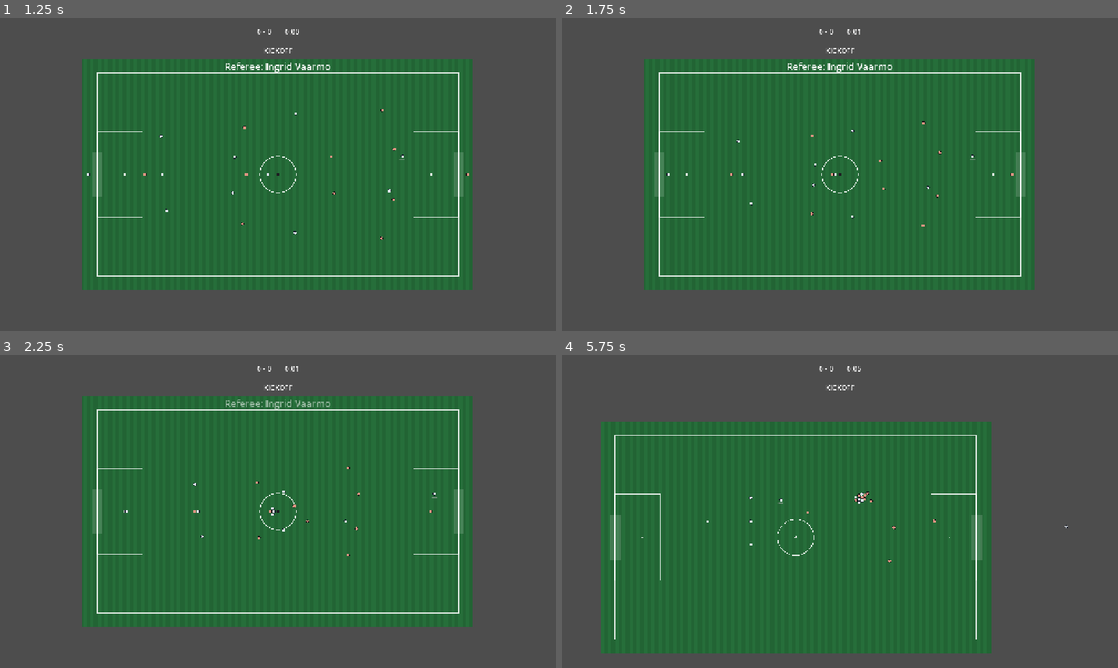
Above: before the commit, frames 1-4 (two rows, left to right).
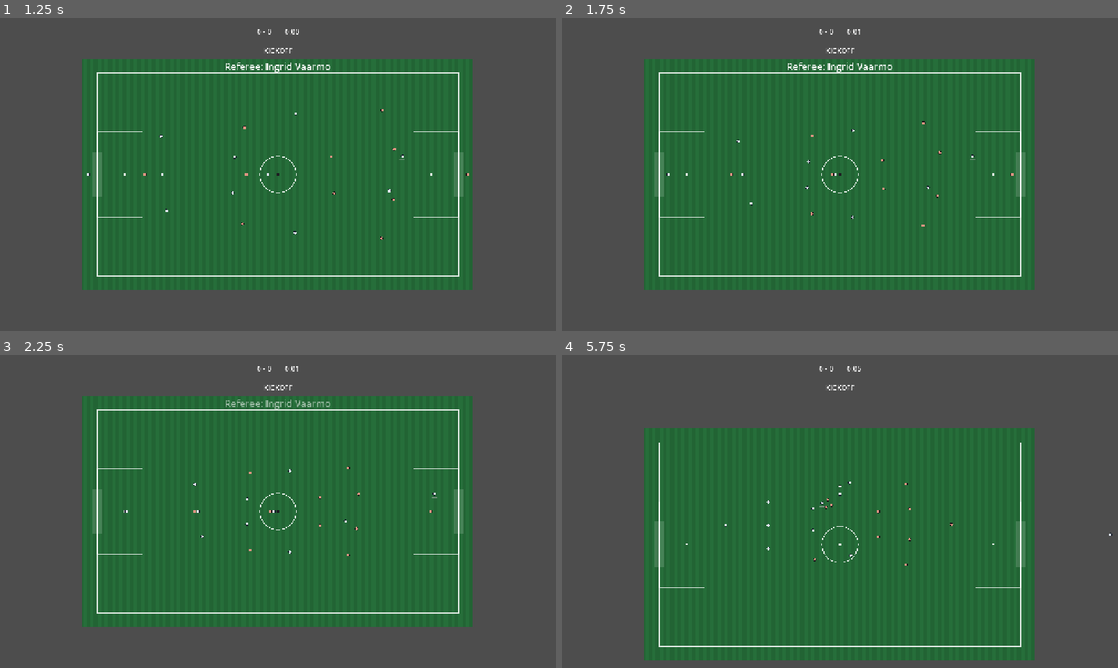
Above: after the commit, the same moments.

Repository: RidgeBridgeStudios/PowerFootball-2D
Game: Godot game, scene res://ui/MainMenu.tscn
Same seed, same stepped clock (60 frames per second), same inputs: the game is played once before the commit and once after it.
Inputs:
- Up to frame 1 (1.25 s): click "🏟 Practice Arena" at 0.5 s
- Up to frame 2 (1.75 s): hold D (move_right) from 1.28 s (still down); tap Space (action_kick) at 1.35 s
- Up to frame 3 (2.25 s): release D (move_right) at 2.03 s; hold S (move_down) from 2.03 s (still down); tap F (action_lob) at 2.1 s
- Up to frame 4 (5.75 s): release S (move_down) at 2.78 s; hold D (move_right) 2.78-3.53 s; hold Shift (action_sprint) 2.78-3.53 s; hold W (move_up) 3.53-4.28 s; tap Tab (action_switch) at 3.6 s; hold A (move_left) from 4.28 s (still down); tap E (action_tackle) at 4.35 s; tap Down (aim_down) at 5.1 s

Frame 1 is identical in both runs. In frame 2, less than 0.1% of the frame differs, in the area x 43-58%, y 35-65%; in frame 3, less than 0.1%; in frame 4, 16%, in the area x 7-99%, y 21-98%.

Commit message:
Fix mass-chase AI bug with role-based chase budgets
Every outfield player independently chased the ball whenever it was
within CHASE_RADIUS, with no awareness of teammates already closer,
causing 6-10 CPU players to swarm the ball simultaneously.

- Add a Role enum (attacker/midfielder/defender/goalkeeper) exported
  on PlayerBrain so each player's chase behaviour can be tuned per
  position.
- Replace the raw distance-to-ball chase check with
  _should_chase_ball(), which only lets a player chase if it is
  within its role's budget of closest same-role teammates and inside
  its role's max chase distance (defenders 1/260px, midfielders
  1/320px, attackers 2/380px).
- Tighten formation_ball_weight per role at bind time in
  PitchScene._bind_players() so defenders barely drift toward the
  ball while attackers drift more, instead of a flat 0.35 for
  everyone.
- Chasing/dribbling/panic-clearing now target the opponent ball
  carrier (Pseudo3DBall.last_touched_by) when there is one, applying
  pressure to the player rather than swarming the raw ball position.

Diff:
--- a/entities/player/PlayerBrain.gd
+++ b/entities/player/PlayerBrain.gd
@@ -37,6 +37,10 @@
 ## stay-near-goal/chase-goal-area rule instead of the outfield decision tree.
 @export var is_goalkeeper: bool = false
 
+enum Role { OUTFIELD_ATTACKER, OUTFIELD_MIDFIELDER, OUTFIELD_DEFENDER, GOALKEEPER }
+
+@export var role: Role = Role.OUTFIELD_MIDFIELDER
+
 ## Radius inside which an opponent contributes to the pressure index.
 const PRESSURE_RADIUS: float = 180.0
 ## Distance at which the brain commits to chasing the ball rather than holding shape.
@@ -120,8 +124,7 @@
 		return &"PanicClear"
 
 	if ball != null and player != null:
-		var distance_to_ball: float = player.global_position.distance_to(ball.global_position)
-		if distance_to_ball < CHASE_RADIUS:
+		if _should_chase_ball():
 			return &"ChaseBall"
 
 	if vision_bias > 0.55:
@@ -130,6 +133,56 @@
 		return &"AttemptDribble"
 
 	return &"MaintainFormation"
+
+
+## Returns true only if this player is the most appropriate chaser on the team.
+## "Most appropriate" means: among all teammates, this player is one of the
+## role's budgeted closest to the ball, AND within that role's max chase
+## distance. This prevents all outfield players from simultaneously deciding
+## to chase.
+func _should_chase_ball() -> bool:
+	if ball == null or player == null:
+		return false
+
+	# Role-based chase budget: how many players of this role are allowed to
+	# chase the ball at once. Defenders only send 1 if they are the closest;
+	# attackers can send up to 2 (striker + a supporting wide player).
+	var budget: int
+	match role:
+		Role.OUTFIELD_ATTACKER: budget = 2
+		Role.OUTFIELD_MIDFIELDER: budget = 1
+		Role.OUTFIELD_DEFENDER: budget = 1
+		_: return false  # Goalkeeper handled separately
+
+	# Maximum distance from the ball at which this player will ever chase,
+	# regardless of being closest. Keeps shape when play is far away.
+	var max_dist: float
+	match role:
+		Role.OUTFIELD_ATTACKER: max_dist = 380.0
+		Role.OUTFIELD_MIDFIELDER: max_dist = 320.0
+		Role.OUTFIELD_DEFENDER: max_dist = 260.0
+		_: return false
+
+	var my_dist: float = player.global_position.distance_to(ball.global_position)
+	if my_dist > max_dist:
+		return false
+
+	# Count how many same-role same-team players are closer to the ball than me.
+	# If fewer than `budget` are closer, I am within the allowed chasers.
+	var closer_count: int = 0
+	for node: Node in get_tree().get_nodes_in_group(&"players"):
+		var other := node as HeavyPlayerController
+		if other == null or other == player or other.team != player.team:
+			continue
+		var other_brain := other.get_node_or_null("PlayerBrain") as PlayerBrain
+		if other_brain == null or other_brain.role != role:
+			continue
+		if other.global_position.distance_to(ball.global_position) < my_dist:
+			closer_count += 1
+		if closer_count >= budget:
+			return false
+
+	return true
 
 
 ## 0.0-1.0 crowding score from opponents within PRESSURE_RADIUS.
@@ -154,12 +207,24 @@
 		return formation_anchor
 
 	match current_action:
-		&"ChaseBall", &"PanicClear":
-			return ball.global_position
-		&"AttemptDribble":
+		&"ChaseBall", &"PanicClear", &"AttemptDribble":
+			# Prefer chasing the ball carrier rather than the raw ball position.
+			# Carrier is whoever last touched the ball and is an opponent.
+			var carrier: HeavyPlayerController = _get_ball_carrier()
+			if carrier != null:
+				return carrier.global_position
 			return ball.global_position
 		_:
 			return formation_anchor + (ball.global_position - formation_anchor) * formation_ball_weight
+
+
+func _get_ball_carrier() -> HeavyPlayerController:
+	if ball == null:
+		return null
+	var toucher: HeavyPlayerController = ball.last_touched_by
+	if toucher != null and toucher.team != player.team:
+		return toucher
+	return null
 
 
 func _steer_for_action() -> Vector2:
--- a/pitch/PitchScene.gd
+++ b/pitch/PitchScene.gd
@@ -176,6 +176,17 @@
 		squad_counts[player.team] = player.squad_index + 1
 		PlayerFactory.apply(player, DataLoader.get_player(player.team, player.squad_index), anchor)
 
+		if player.brain != null:
+			match player.brain.role:
+				PlayerBrain.Role.OUTFIELD_DEFENDER:
+					player.brain.formation_ball_weight = 0.15
+				PlayerBrain.Role.OUTFIELD_MIDFIELDER:
+					player.brain.formation_ball_weight = 0.28
+				PlayerBrain.Role.OUTFIELD_ATTACKER:
+					player.brain.formation_ball_weight = 0.42
+				PlayerBrain.Role.GOALKEEPER:
+					player.brain.formation_ball_weight = 0.05
+
 
 ## Hands control to whichever teammate is closest to the ball. Control transfers
 ## wholesale: the player being left behind hands off to its brain, which picks up
